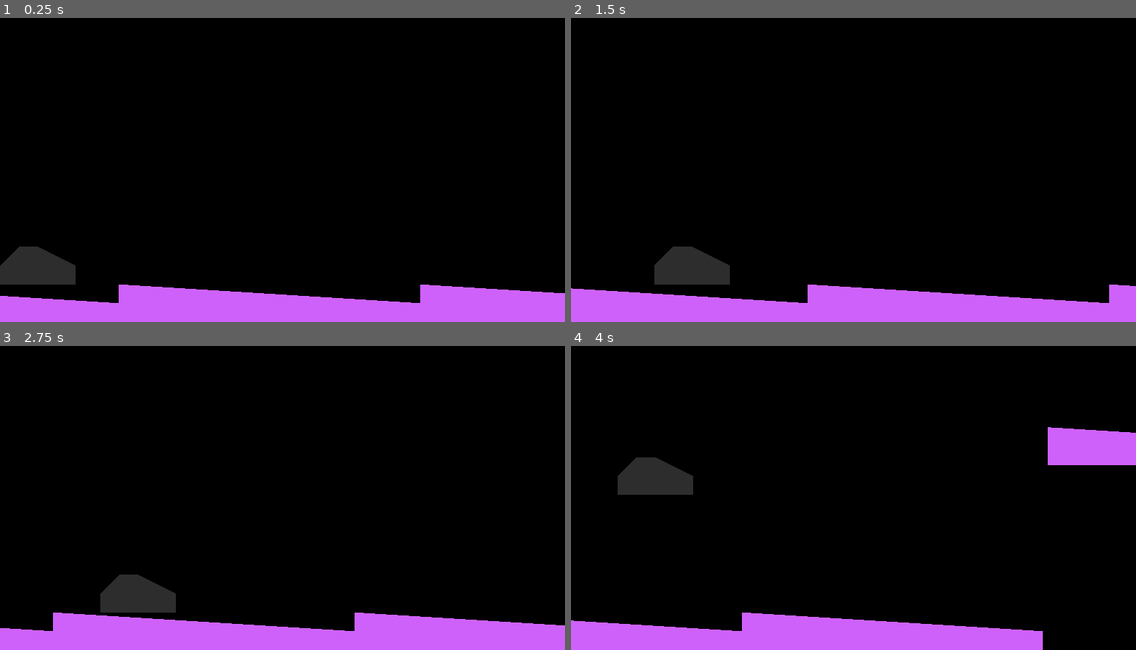
Above: before the commit, frames 1-4 (two rows, left to right).
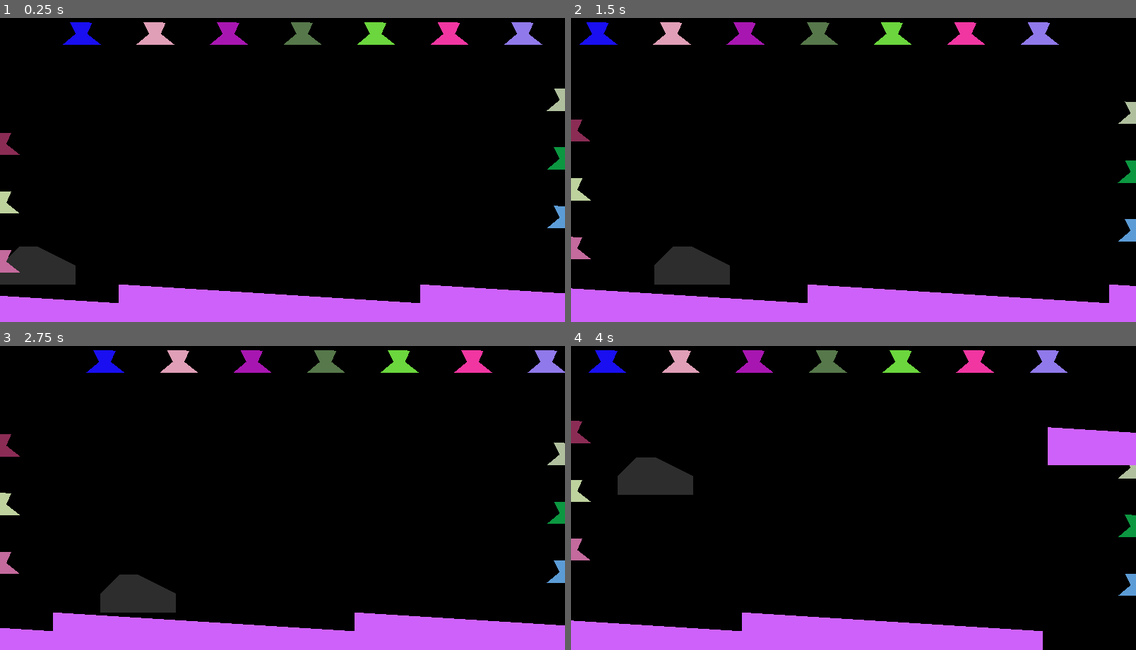
Above: after the commit, the same moments.

Repository: KOBUGE-Games/moon-dragoon
Game: Godot game, scene res://level/level1.tscn
Same seed, same stepped clock (60 frames per second), same inputs: the game is played once before the commit and once after it.
Inputs (mouse positions are in pixels of both pictures, inside the frame that each line leads up to):
- Up to frame 1 (0.25 s): no input
- Up to frame 2 (1.5 s): move the mouse to (977, 148) at 0.52 s; hold Right (ui_right) 0.53-1.28 s; click (977, 148) at 0.67 s; move the mouse to (740, 179) at 1.27 s; hold Left (ui_left) from 1.28 s (still down); click (740, 179) at 1.42 s
- Up to frame 3 (2.75 s): move the mouse to (339, 422) at 2.02 s; release Left (ui_left) at 2.03 s; hold Right (ui_right) from 2.03 s (still down); click (339, 422) at 2.17 s
- Up to frame 4 (4 s): move the mouse to (825, 555) at 2.77 s; release Right (ui_right) at 2.78 s; hold Up (ui_up) 2.78-3.53 s; click (825, 555) at 2.92 s; move the mouse to (1023, 537) at 3.52 s; hold Left (ui_left) from 3.53 s (still down); click (1023, 537) at 3.67 s

The runs differ from the first frame. In frame 1, 2.7% of the frame differs, in the area x 0-100%, y 1-84%; in frame 2, 2.7%; in frame 3, 2.7%, in the area x 0-100%, y 1-78%; in frame 4, 2.7%.

Commit message:
Add enemies and enemy groups on the top and sides
Placeholder art, enemies don't shoot yet and there's no respawn.
Enemies can be killed with mouse click for debugging purpose to check
that they properly respect their boundaries.

Diff:
--- /dev/null
+++ b/enemies/enemy.gd
@@ -0,0 +1,30 @@
+extends Area2D
+class_name Enemy
+
+
+export var speed = 300
+
+# Updated by parent group on callback.
+export var direction = Vector2(1, 0)
+
+
+func flip_direction():
+	direction *= -1
+
+
+func _ready():
+	# FIXME: Temporary coloring to make programmer art less boring.
+	$Polygon2D.modulate = Color(randf(), randf(), randf())
+	# FIXME: Only added for debugging purpose (see input_event callback below).
+	input_pickable = true
+
+
+func _process(delta):
+	position += direction * speed * delta
+
+
+# FIXME: Only added for debugging purpose, click == kill.
+func _on_enemy_input_event(_viewport, event, _shape_idx):
+	print(event)
+	if event is InputEventMouseButton:
+		queue_free()
--- /dev/null
+++ b/enemies/enemy.tscn
@@ -0,0 +1,18 @@
+[gd_scene load_steps=3 format=2]
+
+[ext_resource path="res://enemies/enemy.gd" type="Script" id=1]
+
+[sub_resource type="RectangleShape2D" id=1]
+extents = Vector2( 58.2377, 40.0466 )
+
+[node name="enemy" type="Area2D"]
+script = ExtResource( 1 )
+
+[node name="Polygon2D" type="Polygon2D" parent="."]
+position = Vector2( -84.8528, -62.2254 )
+polygon = PoolVector2Array( 46.924, 22.1788, 66.723, 61.7768, 22.8824, 98.5464, 152.99, 98.5464, 106.321, 61.7768, 123.292, 23.593 )
+
+[node name="CollisionShape2D" type="CollisionShape2D" parent="."]
+shape = SubResource( 1 )
+
+[connection signal="input_event" from="." to="." method="_on_enemy_input_event"]
--- /dev/null
+++ b/enemies/enemy_group.gd
@@ -0,0 +1,20 @@
+extends Node2D
+
+
+export(PackedScene) var enemy_scene
+
+export var enemy_group = "enemies_top"
+export var init_direction = Vector2(1, 0)
+
+
+func _ready():
+	for slot in $slots.get_children():
+		var enemy = enemy_scene.instance()
+		enemy.add_to_group(enemy_group)
+		enemy.direction = init_direction
+		slot.add_child(enemy)
+
+
+func _on_bumper_area_entered(area):
+	if area is Enemy:
+		get_tree().call_group(enemy_group, "flip_direction")
--- /dev/null
+++ b/enemies/enemy_group.tscn
@@ -0,0 +1,51 @@
+[gd_scene load_steps=4 format=2]
+
+[ext_resource path="res://enemies/enemy_group.gd" type="Script" id=1]
+[ext_resource path="res://enemies/enemy.tscn" type="PackedScene" id=2]
+
+
+[sub_resource type="RectangleShape2D" id=1]
+extents = Vector2( 20, 60 )
+
+[node name="enemy_group" type="Node2D"]
+script = ExtResource( 1 )
+enemy_scene = ExtResource( 2 )
+
+[node name="bumper0" type="Area2D" parent="."]
+
+[node name="CollisionShape2D" type="CollisionShape2D" parent="bumper0"]
+position = Vector2( -20, 100 )
+shape = SubResource( 1 )
+
+[node name="bumper1" type="Area2D" parent="."]
+position = Vector2( 1920, 0 )
+
+[node name="CollisionShape2D" type="CollisionShape2D" parent="bumper1"]
+position = Vector2( 20, 100 )
+shape = SubResource( 1 )
+
+[node name="slots" type="Node2D" parent="."]
+
+[node name="slot0" type="Position2D" parent="slots"]
+position = Vector2( 200, 100 )
+
+[node name="slot1" type="Position2D" parent="slots"]
+position = Vector2( 450, 100 )
+
+[node name="slot2" type="Position2D" parent="slots"]
+position = Vector2( 700, 100 )
+
+[node name="slot3" type="Position2D" parent="slots"]
+position = Vector2( 950, 100 )
+
+[node name="slot4" type="Position2D" parent="slots"]
+position = Vector2( 1200, 100 )
+
+[node name="slot5" type="Position2D" parent="slots"]
+position = Vector2( 1450, 100 )
+
+[node name="slot6" type="Position2D" parent="slots"]
+position = Vector2( 1700, 100 )
+
+[connection signal="body_entered" from="bumper0" to="." method="_on_bumper_body_entered"]
+[connection signal="body_entered" from="bumper1" to="." method="_on_bumper_body_entered"]
--- /dev/null
+++ b/enemies/group_side.tscn
@@ -0,0 +1,37 @@
+[gd_scene load_steps=4 format=2]
+
+[ext_resource path="res://enemies/enemy_group.gd" type="Script" id=1]
+[ext_resource path="res://enemies/enemy.tscn" type="PackedScene" id=2]
+
+[sub_resource type="RectangleShape2D" id=1]
+extents = Vector2( 60, 20 )
+
+[node name="group_side" type="Node2D"]
+position = Vector2( 0, 240 )
+script = ExtResource( 1 )
+enemy_scene = ExtResource( 2 )
+
+[node name="bumper0" type="Area2D" parent="."]
+
+[node name="CollisionShape2D" type="CollisionShape2D" parent="bumper0"]
+shape = SubResource( 1 )
+
+[node name="bumper1" type="Area2D" parent="."]
+
+[node name="CollisionShape2D" type="CollisionShape2D" parent="bumper1"]
+position = Vector2( 0, 720 )
+shape = SubResource( 1 )
+
+[node name="slots" type="Node2D" parent="."]
+
+[node name="slot0" type="Position2D" parent="slots"]
+position = Vector2( 0, 160 )
+
+[node name="slot1" type="Position2D" parent="slots"]
+position = Vector2( 0, 360 )
+
+[node name="slot2" type="Position2D" parent="slots"]
+position = Vector2( 0, 560 )
+
+[connection signal="area_entered" from="bumper0" to="." method="_on_bumper_area_entered"]
+[connection signal="area_entered" from="bumper1" to="." method="_on_bumper_area_entered"]
--- /dev/null
+++ b/enemies/group_top.tscn
@@ -0,0 +1,50 @@
+[gd_scene load_steps=4 format=2]
+
+[ext_resource path="res://enemies/enemy_group.gd" type="Script" id=1]
+[ext_resource path="res://enemies/enemy.tscn" type="PackedScene" id=2]
+
+[sub_resource type="RectangleShape2D" id=1]
+extents = Vector2( 20, 60 )
+
+[node name="group_top" type="Node2D"]
+script = ExtResource( 1 )
+enemy_scene = ExtResource( 2 )
+
+[node name="bumper0" type="Area2D" parent="."]
+
+[node name="CollisionShape2D" type="CollisionShape2D" parent="bumper0"]
+position = Vector2( -20, 100 )
+shape = SubResource( 1 )
+
+[node name="bumper1" type="Area2D" parent="."]
+position = Vector2( 1920, 0 )
+
+[node name="CollisionShape2D" type="CollisionShape2D" parent="bumper1"]
+position = Vector2( 20, 100 )
+shape = SubResource( 1 )
+
+[node name="slots" type="Node2D" parent="."]
+
+[node name="slot0" type="Position2D" parent="slots"]
+position = Vector2( 200, 100 )
+
+[node name="slot1" type="Position2D" parent="slots"]
+position = Vector2( 450, 100 )
+
+[node name="slot2" type="Position2D" parent="slots"]
+position = Vector2( 700, 100 )
+
+[node name="slot3" type="Position2D" parent="slots"]
+position = Vector2( 950, 100 )
+
+[node name="slot4" type="Position2D" parent="slots"]
+position = Vector2( 1200, 100 )
+
+[node name="slot5" type="Position2D" parent="slots"]
+position = Vector2( 1450, 100 )
+
+[node name="slot6" type="Position2D" parent="slots"]
+position = Vector2( 1700, 100 )
+
+[connection signal="area_entered" from="bumper0" to="." method="_on_bumper_area_entered"]
+[connection signal="area_entered" from="bumper1" to="." method="_on_bumper_area_entered"]
--- a/level/level1.tscn
+++ b/level/level1.tscn
@@ -1,8 +1,10 @@
-[gd_scene load_steps=4 format=2]
+[gd_scene load_steps=6 format=2]
 
 [ext_resource path="res://player/player.tscn" type="PackedScene" id=1]
 [ext_resource path="res://terrain/terrain_flat.tscn" type="PackedScene" id=2]
 [ext_resource path="res://level/level.gd" type="Script" id=3]
+[ext_resource path="res://enemies/group_side.tscn" type="PackedScene" id=4]
+[ext_resource path="res://enemies/group_top.tscn" type="PackedScene" id=5]
 
 [node name="level1" type="Node2D"]
 script = ExtResource( 3 )
@@ -21,3 +23,16 @@
 
 [node name="terrain_flat4" parent="." instance=ExtResource( 2 )]
 position = Vector2( 3072, 1080 )
+
+[node name="enemies" type="Node2D" parent="."]
+
+[node name="group_top" parent="enemies" instance=ExtResource( 5 )]
+
+[node name="group_left" parent="enemies" instance=ExtResource( 4 )]
+enemy_group = "enemies_left"
+init_direction = Vector2( 0, 1 )
+
+[node name="group_right" parent="enemies" instance=ExtResource( 4 )]
+position = Vector2( 1920, 240 )
+enemy_group = "enemies_right"
+init_direction = Vector2( 0, -1 )
--- a/project.godot
+++ b/project.godot
@@ -8,9 +8,14 @@
 
 config_version=4
 
-_global_script_classes=[  ]
+_global_script_classes=[ {
+"base": "Area2D",
+"class": "Enemy",
+"language": "GDScript",
+"path": "res://enemies/enemy.gd"
+} ]
 _global_script_class_icons={
-
+"Enemy": ""
 }
 
 [application]
